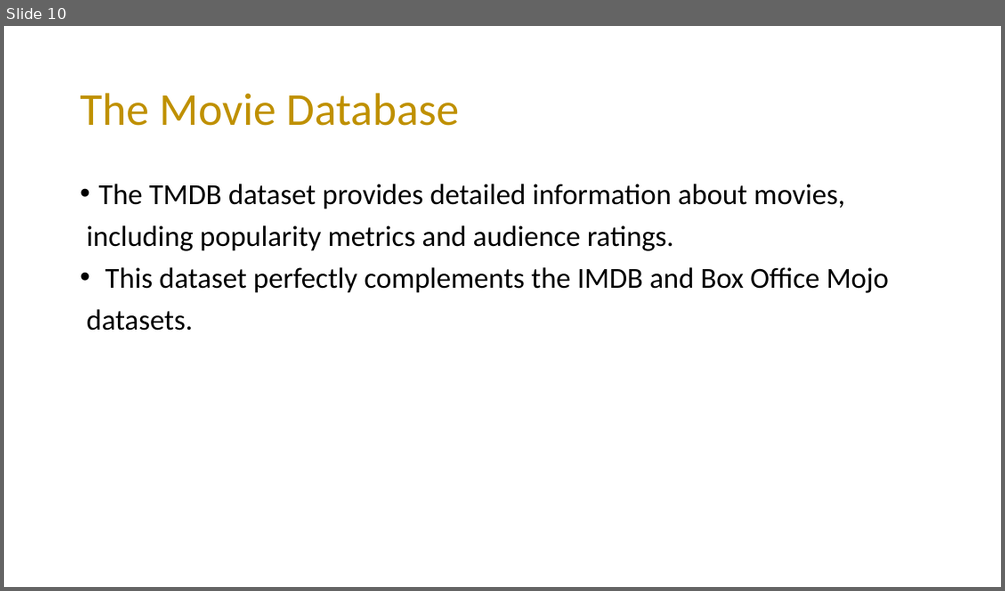
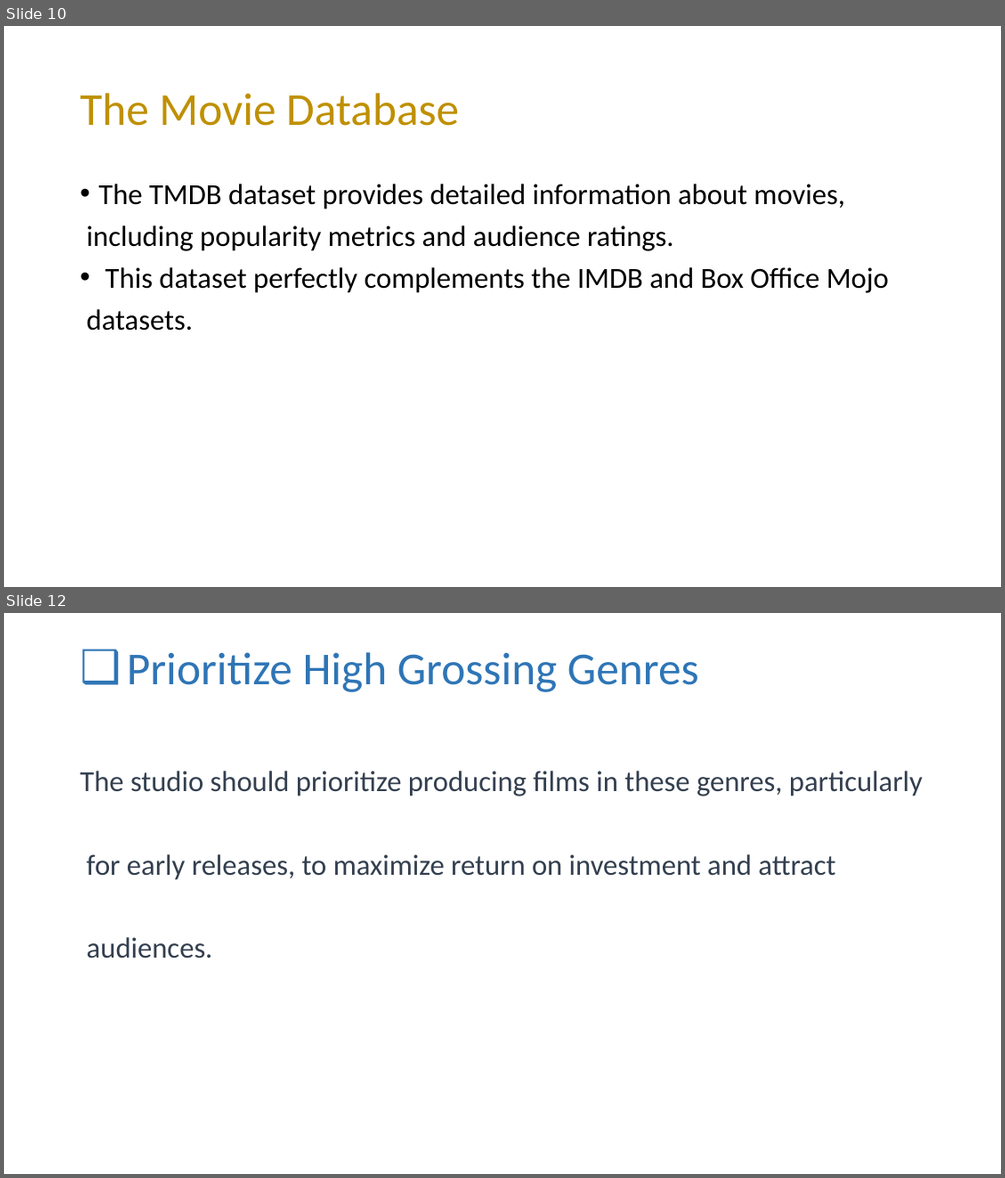
Before and after one commit to mading225/GROUP-6-PROJECT-, a slide deck: project.pptx. Shown one above the other, each under a label of ours: slide 10 before the commit, slides 10 and 12 after it; the slides between them are not shown. The pictures are 1005x591 and 1005x1178 pixels, drawn with LibreOffice and Linux fonts; fonts in the diff are those of the drawing. Boxes give left, top, right and bottom in pixels: in the first picture for what was removed or moved away, otherwise in the second. Text is boxed around its words. In the diff, an @@ line names an element or a change of style, - is before the commit and + after.

```diff
--- a/project.pptx
+++ b/project.pptx
@@ slide 12 added at [4,613,1001,1174], background #FFFFFF @@
@@ title added at [127,652,699,692], 44 pt, text #2E75B6 @@
+❑ Prioritize High Grossing Genres
@@ text added at [80,771,922,958], 28 pt, text #333F50 @@
+The studio should prioritize producing films in these genres, particularly
+for early releases, to maximize return on investment and attract
+audiences.
```
Also in this commit, not shown: 1 slide changed, 6 other slides added.
